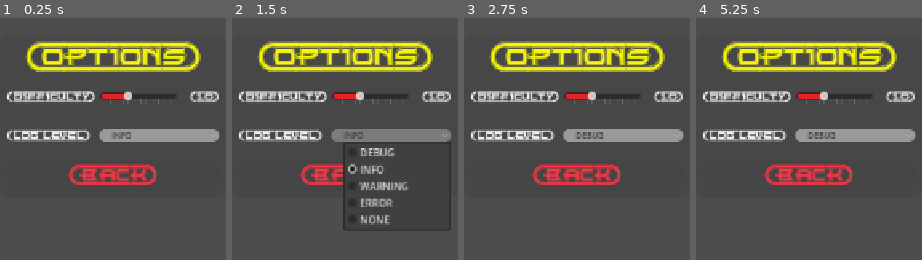
Above: before the commit, frames 1-4 (left to right).
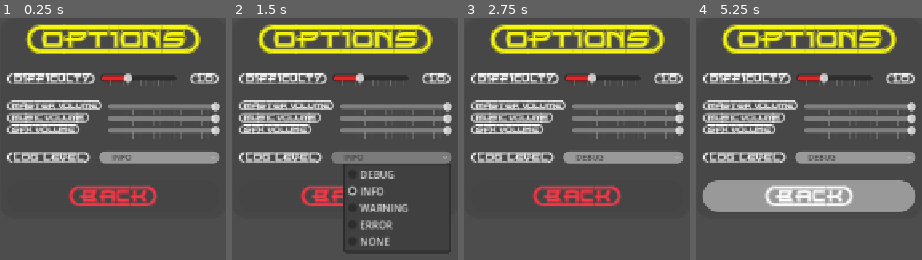
Above: after the commit, the same moments.

Repository: ikostan/SkyLockAssault
Game: Godot game, scene res://scenes/options_menu.tscn
Two runs of this game, one before a commit and one after it. Both use one fixed random seed, a clock stepped at 60 frames per second and the inputs below. This scene is started directly instead of the project's main scene. Video files are missing from this copy of the repository; at most half a second of black plays in their place.
Inputs (mouse positions are in pixels of both pictures, inside the frame that each line leads up to):
- Up to frame 1 (0.25 s): no input
- Up to frame 2 (1.5 s): click "INFO" at 0.5 s; click "{BACK}" at 1.25 s
- Up to frame 3 (2.75 s): tap Enter at 2 s; move the mouse to (outside the picture) at 2.02 s; hold D (move_right) from 2.03 s (still down); hold Space (fire) from 2.03 s (still down); click (outside the picture) at 2.17 s
- Up to frame 4 (5.25 s): release D (move_right) at 2.75 s; release Space (fire) at 2.75 s; click "DEBUG" at 2.75 s; tap Space (fire) at 3.5 s; move the mouse to (outside the picture) at 3.52 s; hold W (move_backward) 3.53-4.28 s; tap Q (next_weapon) at 3.6, 5.1 s; tap Enter at 4.25 s; move the mouse to (888, 18) at 4.27 s; hold D (move_right) 4.28-5.03 s; hold Space (fire) 4.28-5.03 s; move the mouse to (768, 209) at 5.02 s; hold X (move_forward) from 5.03 s (still down); click (768, 209) at 5.17 s

The runs differ from the first frame. In frame 1, 36% of the frame differs, in the area x 2-98%, y 2-78%; in frame 2, 36%; in frame 3, 35%; in frame 4, 44%, in the area x 2-98%, y 2-81%.

Commit message:
Add audio volume controls and persistence
Introduces master, music, and SFX volume sliders to the options menu, with corresponding scenes and a shared volume_slider.gd script. Audio bus layout is defined, music tracks are added, and volume settings are now loaded and saved in globals.gd, ensuring user preferences persist across sessions. Main menu now plays background music via the Music bus.

Diff:
--- /dev/null
+++ b/default_bus_layout.tres
@@ -0,0 +1,15 @@
+[gd_resource type="AudioBusLayout" format=3 uid="uid://ia7kqvsfnrnl"]
+
+[resource]
+bus/1/name = &"Music"
+bus/1/solo = false
+bus/1/mute = false
+bus/1/bypass_fx = false
+bus/1/volume_db = 0.0
+bus/1/send = &"Master"
+bus/2/name = &"SFX"
+bus/2/solo = false
+bus/2/mute = false
+bus/2/bypass_fx = false
+bus/2/volume_db = 0.0
+bus/2/send = &"Master"
--- a/scenes/Player.tscn
+++ b/scenes/Player.tscn
@@ -15,6 +15,7 @@
 [node name="Weapon" parent="CharacterBody2D" instance=ExtResource("3_qhqgy")]
 
 [node name="Sprite2D" type="Sprite2D" parent="CharacterBody2D"]
+texture_filter = 1
 position = Vector2(1, 2)
 texture = ExtResource("1_p0vlq")
 region_enabled = true
--- a/scenes/bullet.tscn
+++ b/scenes/bullet.tscn
@@ -8,6 +8,7 @@
 [sub_resource type="CircleShape2D" id="CircleShape2D_mkf8s"]
 
 [node name="BulletRigidBody2D" type="RigidBody2D"]
+texture_filter = 1
 script = ExtResource("1_mkf8s")
 
 [node name="CollisionShape2D" type="CollisionShape2D" parent="."]
--- a/scenes/main_menu.tscn
+++ b/scenes/main_menu.tscn
@@ -1,8 +1,9 @@
-[gd_scene load_steps=13 format=3 uid="uid://brpckgp7j86jp"]
+[gd_scene load_steps=14 format=3 uid="uid://brpckgp7j86jp"]
 
 [ext_resource type="Script" uid="uid://cdubukgyitlm8" path="res://scripts/main_menu.gd" id="1_l6cm7"]
 [ext_resource type="VideoStream" uid="uid://dxu50q1yffe6a" path="res://files/video/grok-video-main2.ogv" id="2_ekxnf"]
 [ext_resource type="FontFile" uid="uid://borwvgqdgawbj" path="res://files/fonts/EMPIREST.TTF" id="3_bqqt6"]
+[ext_resource type="AudioStream" uid="uid://7k2sjsnma3he" path="res://files/sounds/music/battle-epic-241575.mp3" id="4_wu84c"]
 
 [sub_resource type="StyleBoxFlat" id="StyleBoxFlat_oa1go"]
 bg_color = Color(0.2627451, 0.2627451, 0.2627451, 0.5882353)
@@ -164,4 +165,10 @@
 size = Vector2i(383, 100)
 dialog_text = "Are you sure you want to quit Sky Lock Assault?"
 
+[node name="AudioStreamPlayer2D" type="AudioStreamPlayer2D" parent="."]
+stream = ExtResource("4_wu84c")
+autoplay = true
+bus = &"Music"
+parameters/looping = true
+
 [connection signal="confirmed" from="VideoStreamPlayer/Panel/VBoxContainer/QuitDialog" to="." method="_on_quit_dialog_confirmed"]
--- /dev/null
+++ b/scenes/master_volume_control.tscn
@@ -0,0 +1,23 @@
+[gd_scene load_steps=2 format=3 uid="uid://4cavnb0mmtn8"]
+
+[ext_resource type="Script" uid="uid://8hd1kvmb5bt1" path="res://scripts/volume_slider.gd" id="1_ks6b7"]
+
+[node name="MasterVolumeControl" type="Control"]
+layout_mode = 3
+anchors_preset = 15
+anchor_right = 1.0
+anchor_bottom = 1.0
+grow_horizontal = 2
+grow_vertical = 2
+
+[node name="HSlider" type="HSlider" parent="."]
+layout_direction = 2
+layout_mode = 0
+offset_right = 180.0
+offset_bottom = 16.0
+max_value = 1.0
+step = 0.001
+tick_count = 16
+ticks_on_borders = true
+script = ExtResource("1_ks6b7")
+bus_name = "Master"
--- /dev/null
+++ b/scenes/music_volume_control.tscn
@@ -0,0 +1,23 @@
+[gd_scene load_steps=2 format=3 uid="uid://eb04pytcq5xc"]
+
+[ext_resource type="Script" uid="uid://8hd1kvmb5bt1" path="res://scripts/volume_slider.gd" id="1_t0uy8"]
+
+[node name="MusicVolumeControl" type="Control"]
+layout_mode = 3
+anchors_preset = 15
+anchor_right = 1.0
+anchor_bottom = 1.0
+grow_horizontal = 2
+grow_vertical = 2
+
+[node name="HSlider" type="HSlider" parent="."]
+layout_direction = 2
+layout_mode = 0
+offset_right = 180.0
+offset_bottom = 16.0
+max_value = 1.0
+step = 0.001
+tick_count = 16
+ticks_on_borders = true
+script = ExtResource("1_t0uy8")
+bus_name = "Music"
--- a/scenes/options_menu.tscn
+++ b/scenes/options_menu.tscn
@@ -1,8 +1,11 @@
-[gd_scene load_steps=15 format=3 uid="uid://cl4m4q2eurcn0"]
+[gd_scene load_steps=18 format=3 uid="uid://cl4m4q2eurcn0"]
 
 [ext_resource type="Script" uid="uid://cajq8hf84eplh" path="res://scripts/options_menu.gd" id="1_ijpji"]
 [ext_resource type="FontFile" uid="uid://borwvgqdgawbj" path="res://files/fonts/EMPIREST.TTF" id="1_liyum"]
 [ext_resource type="Theme" uid="uid://caiajgnblwnqt" path="res://files/themes/difficulty_slider.tres" id="3_hm4m4"]
+[ext_resource type="PackedScene" uid="uid://4cavnb0mmtn8" path="res://scenes/master_volume_control.tscn" id="4_lfjc7"]
+[ext_resource type="PackedScene" uid="uid://eb04pytcq5xc" path="res://scenes/music_volume_control.tscn" id="5_dhn0l"]
+[ext_resource type="PackedScene" uid="uid://6npyx3vjw3wg" path="res://scenes/sfx_volume_control.tscn" id="6_k61yy"]
 
 [sub_resource type="StyleBoxFlat" id="StyleBoxFlat_lfjc7"]
 bg_color = Color(0.2627451, 0.2627451, 0.2627451, 0.5882353)
@@ -90,15 +93,15 @@
 anchor_top = 0.5
 anchor_right = 0.5
 anchor_bottom = 0.5
-offset_left = -185.0
-offset_top = -133.0
-offset_right = 185.0
-offset_bottom = 127.0
+offset_left = -180.0
+offset_top = -160.0
+offset_right = 180.0
+offset_bottom = 160.0
 grow_horizontal = 2
 grow_vertical = 2
 theme_override_styles/panel = SubResource("StyleBoxFlat_lfjc7")
 
-[node name="VBoxContainer" type="VBoxContainer" parent="Panel"]
+[node name="OptionsVBoxContainer" type="VBoxContainer" parent="Panel"]
 layout_mode = 1
 anchors_preset = 8
 anchor_left = 0.5
@@ -106,14 +109,14 @@
 anchor_right = 0.5
 anchor_bottom = 0.5
 offset_left = -170.0
-offset_top = -120.0
+offset_top = -150.0
 offset_right = 170.0
-offset_bottom = 120.0
+offset_bottom = 150.0
 grow_horizontal = 2
 grow_vertical = 2
 theme_override_constants/separation = 12
 
-[node name="Label" type="Label" parent="Panel/VBoxContainer"]
+[node name="Label" type="Label" parent="Panel/OptionsVBoxContainer"]
 layout_mode = 2
 size_flags_horizontal = 4
 size_flags_vertical = 6
@@ -122,19 +125,19 @@
 theme_override_font_sizes/font_size = 50
 text = "{OPTIONS}"
 
-[node name="HBoxContainer2" type="HBoxContainer" parent="Panel/VBoxContainer"]
+[node name="DifficultyLevelHBoxContainer" type="HBoxContainer" parent="Panel/OptionsVBoxContainer"]
 layout_mode = 2
 size_flags_vertical = 3
 theme_override_constants/separation = 10
 
-[node name="Label" type="Label" parent="Panel/VBoxContainer/HBoxContainer2"]
+[node name="Label" type="Label" parent="Panel/OptionsVBoxContainer/DifficultyLevelHBoxContainer"]
 layout_mode = 2
 size_flags_horizontal = 0
 theme_override_fonts/font = ExtResource("1_liyum")
 theme_override_font_sizes/font_size = 20
 text = "{DIFFICULTY}"
 
-[node name="DifficultyHSlider" type="HSlider" parent="Panel/VBoxContainer/HBoxContainer2"]
+[node name="DifficultyHSlider" type="HSlider" parent="Panel/OptionsVBoxContainer/DifficultyLevelHBoxContainer"]
 custom_minimum_size = Vector2(120, 51)
 layout_mode = 2
 size_flags_horizontal = 3
@@ -149,26 +152,80 @@
 tick_count = 16
 ticks_on_borders = true
 
-[node name="DifficultyValueLabel" type="Label" parent="Panel/VBoxContainer/HBoxContainer2"]
+[node name="DifficultyValueLabel" type="Label" parent="Panel/OptionsVBoxContainer/DifficultyLevelHBoxContainer"]
 layout_mode = 2
 size_flags_horizontal = 10
 theme_override_fonts/font = ExtResource("1_liyum")
 theme_override_font_sizes/font_size = 20
 text = "{0.0}"
 
-[node name="HBoxContainer" type="HBoxContainer" parent="Panel/VBoxContainer"]
+[node name="VolumeControls" type="VBoxContainer" parent="Panel/OptionsVBoxContainer"]
+layout_mode = 2
+
+[node name="MasterVolumeControl" type="HBoxContainer" parent="Panel/OptionsVBoxContainer/VolumeControls"]
+layout_mode = 2
+size_flags_vertical = 3
+tooltip_text = "Master Volium Controls"
+theme_override_constants/separation = 10
+
+[node name="MasterVolumeLabel" type="Label" parent="Panel/OptionsVBoxContainer/VolumeControls/MasterVolumeControl"]
+layout_mode = 2
+size_flags_horizontal = 0
+theme_override_fonts/font = ExtResource("1_liyum")
+theme_override_font_sizes/font_size = 15
+text = "{MASTER=VOLUME}"
+
+[node name="MasterVolumeControl" parent="Panel/OptionsVBoxContainer/VolumeControls/MasterVolumeControl" instance=ExtResource("4_lfjc7")]
+layout_mode = 2
+size_flags_horizontal = 8
+size_flags_vertical = 0
+
+[node name="MusicVolumeControl" type="HBoxContainer" parent="Panel/OptionsVBoxContainer/VolumeControls"]
+layout_mode = 2
+tooltip_text = "Music Volium Controls"
+theme_override_constants/separation = 31
+
+[node name="MusicVolumeLabel" type="Label" parent="Panel/OptionsVBoxContainer/VolumeControls/MusicVolumeControl"]
+layout_mode = 2
+size_flags_horizontal = 0
+theme_override_fonts/font = ExtResource("1_liyum")
+theme_override_font_sizes/font_size = 15
+text = "{MUSIC=VOLUME}"
+
+[node name="MusicVolumeControl" parent="Panel/OptionsVBoxContainer/VolumeControls/MusicVolumeControl" instance=ExtResource("5_dhn0l")]
+layout_mode = 2
+size_flags_horizontal = 8
+
+[node name="SFXVolumeControl" type="HBoxContainer" parent="Panel/OptionsVBoxContainer/VolumeControls"]
+layout_mode = 2
+size_flags_vertical = 3
+tooltip_text = "SFX Volium Controls"
+theme_override_constants/separation = 46
+
+[node name="SFXVolumeLabel" type="Label" parent="Panel/OptionsVBoxContainer/VolumeControls/SFXVolumeControl"]
+layout_mode = 2
+size_flags_horizontal = 0
+theme_override_fonts/font = ExtResource("1_liyum")
+theme_override_font_sizes/font_size = 15
+text = "{SFX=VOLUME}"
+
+[node name="SFXVolumeControl" parent="Panel/OptionsVBoxContainer/VolumeControls/SFXVolumeControl" instance=ExtResource("6_k61yy")]
+layout_mode = 2
+size_flags_horizontal = 8
+
+[node name="LogLevelHBoxContainer" type="HBoxContainer" parent="Panel/OptionsVBoxContainer"]
 layout_mode = 2
 size_flags_vertical = 6
 theme_override_constants/separation = 35
 
-[node name="Label" type="Label" parent="Panel/VBoxContainer/HBoxContainer"]
+[node name="Label" type="Label" parent="Panel/OptionsVBoxContainer/LogLevelHBoxContainer"]
 layout_mode = 2
 size_flags_horizontal = 0
 theme_override_fonts/font = ExtResource("1_liyum")
 theme_override_font_sizes/font_size = 20
 text = "{LOG=LEVEL}"
 
-[node name="LogLevelOptionButton" type="OptionButton" parent="Panel/VBoxContainer/HBoxContainer"]
+[node name="LogLevelOptionButton" type="OptionButton" parent="Panel/OptionsVBoxContainer/LogLevelHBoxContainer"]
 layout_mode = 2
 size_flags_horizontal = 3
 size_flags_vertical = 4
@@ -188,7 +245,7 @@
 theme_override_styles/hover = SubResource("StyleBoxFlat_7txom")
 theme_override_styles/focus = SubResource("StyleBoxFlat_binsn")
 
-[node name="BackButton" type="Button" parent="Panel/VBoxContainer"]
+[node name="BackButton" type="Button" parent="Panel/OptionsVBoxContainer"]
 layout_mode = 2
 size_flags_vertical = 3
 theme_override_colors/font_color = Color(0.99215686, 0.21568628, 0.2784314, 1)
--- /dev/null
+++ b/scenes/sfx_volume_control.tscn
@@ -0,0 +1,23 @@
+[gd_scene load_steps=2 format=3 uid="uid://6npyx3vjw3wg"]
+
+[ext_resource type="Script" uid="uid://8hd1kvmb5bt1" path="res://scripts/volume_slider.gd" id="1_sfbgc"]
+
+[node name="SFXVolumeControl" type="Control"]
+layout_mode = 3
+anchors_preset = 15
+anchor_right = 1.0
+anchor_bottom = 1.0
+grow_horizontal = 2
+grow_vertical = 2
+
+[node name="HSlider" type="HSlider" parent="."]
+layout_direction = 2
+layout_mode = 0
+offset_right = 180.0
+offset_bottom = 16.0
+max_value = 1.0
+step = 0.001
+tick_count = 16
+ticks_on_borders = true
+script = ExtResource("1_sfbgc")
+bus_name = "SFX"
--- a/scripts/globals.gd
+++ b/scripts/globals.gd
@@ -6,6 +6,9 @@
 @export var current_log_level: LogLevel = LogLevel.INFO  # Default: Show INFO and above
 @export var enable_debug_logging: bool = false  # Toggle in Inspector or settings
 @export var difficulty: float = 1.0  # Multiplier: 1.0=Normal, <1=Easy, >1=Hard
+@export var master_volume: float = 1.0
+@export var music_volume: float = 1.0
+@export var sfx_volume: float = 1.0
 
 # In globals.gd (add after @export vars)
 var previous_scene: String = "res://scenes/main_menu.tscn"  # Default fallback
@@ -16,15 +19,44 @@
 	if Engine.is_editor_hint() or enable_debug_logging:
 		current_log_level = LogLevel.DEBUG
 	log_message("Log level set to: " + LogLevel.keys()[current_log_level], LogLevel.DEBUG)
-	# In _ready(), add after initial log level set:
-	_load_settings()  # If not already; loads log level and could expand for more
+	_load_settings()  # Load persisted settings first
 
+	# Apply loaded volumes to AudioServer buses
+	var master_bus_idx: int = AudioServer.get_bus_index("Master")
+	if master_bus_idx != -1:
+		AudioServer.set_bus_volume_db(master_bus_idx, linear_to_db(master_volume))
+		log_message("Applied loaded Master volume to AudioServer: " + str(master_volume), LogLevel.DEBUG)
+	else:
+		log_message("Master audio bus not found!", LogLevel.ERROR)
+
+	var music_bus_idx: int = AudioServer.get_bus_index("Music")
+	if music_bus_idx != -1:
+		AudioServer.set_bus_volume_db(music_bus_idx, linear_to_db(music_volume))
+		log_message("Applied loaded Music volume to AudioServer: " + str(music_volume), LogLevel.DEBUG)
+	else:
+		log_message("Music audio bus not found!", LogLevel.ERROR)
+
+	var sfx_bus_idx: int = AudioServer.get_bus_index("SFX")
+	if sfx_bus_idx != -1:
+		AudioServer.set_bus_volume_db(sfx_bus_idx, linear_to_db(sfx_volume))
+		log_message("Applied loaded SFX volume to AudioServer: " + str(sfx_volume), LogLevel.DEBUG)
+	else:
+		log_message("SFX audio bus not found!", LogLevel.ERROR)
 
 # Add these new functions (for consistency with log level persistence)
 # New: Optional param (default new; fixes error)
 func _load_settings(config: ConfigFile = ConfigFile.new()) -> void:
 	var err := config.load("user://settings.cfg")
 	if err == OK:
+		master_volume = config.get_value("Settings", "master_volume", 1.0)
+		log_message("Loaded master_volume level: " + str(master_volume), LogLevel.DEBUG)
+
+		music_volume = config.get_value("Settings", "music_volume", 1.0)
+		log_message("Loaded music_volume level: " + str(music_volume), LogLevel.DEBUG)
+
+		sfx_volume = config.get_value("Settings", "sfx_volume", 1.0)
+		log_message("Loaded sfx_volume level: " + str(sfx_volume), LogLevel.DEBUG)
+
 		current_log_level = config.get_value("Settings", "log_level", LogLevel.INFO)
 		log_message("Loaded saved log level: " + LogLevel.keys()[current_log_level], LogLevel.DEBUG)
 
@@ -44,8 +76,13 @@
 # New: Add _save_settings to globals.gd (move from options_menu.gd if needed)
 func _save_settings() -> void:
 	var config: ConfigFile = ConfigFile.new()
+
 	config.set_value("Settings", "log_level", current_log_level)
 	config.set_value("Settings", "difficulty", difficulty)
+	config.set_value("Settings", "master_volume", master_volume)
+	config.set_value("Settings", "music_volume", music_volume)
+	config.set_value("Settings", "sfx_volume", sfx_volume)
+
 	config.save("user://settings.cfg")
 	log_message("Settings saved.", LogLevel.DEBUG)
 
--- a/scripts/options_menu.gd
+++ b/scripts/options_menu.gd
@@ -9,10 +9,10 @@
 	"NONE": Globals.LogLevel.NONE
 }
 
-@onready var log_lvl_option: OptionButton = $Panel/VBoxContainer/HBoxContainer/LogLevelOptionButton
-@onready var back_button: Button = $Panel/VBoxContainer/BackButton
-@onready var difficulty_slider: HSlider = $Panel/VBoxContainer/HBoxContainer2/DifficultyHSlider
-@onready var difficulty_label: Label = $Panel/VBoxContainer/HBoxContainer2/DifficultyValueLabel
+@onready var log_lvl_option: OptionButton = $Panel/OptionsVBoxContainer/LogLevelHBoxContainer/LogLevelOptionButton
+@onready var back_button: Button = $Panel/OptionsVBoxContainer/BackButton
+@onready var difficulty_slider: HSlider =$Panel/OptionsVBoxContainer/DifficultyLevelHBoxContainer/DifficultyHSlider
+@onready var difficulty_label: Label = $Panel/OptionsVBoxContainer/DifficultyLevelHBoxContainer/DifficultyValueLabel
 
 
 func _input(event: InputEvent) -> void:  # Add type hints
--- /dev/null
+++ b/scripts/volume_slider.gd
@@ -0,0 +1,38 @@
+extends HSlider
+
+@export var bus_name: String
+@export var bus_index: int
+
+
+func _ready() -> void:
+	# get bus id by name
+	bus_index = AudioServer.get_bus_index(bus_name)
+	# connect signal
+	value_changed.connect(_on_value_changed)
+	# get current bus volium value
+	value = db_to_linear(AudioServer.get_bus_volume_db(bus_index))
+
+# change bus value/volium
+func _on_value_changed(value: float) -> void:
+
+	AudioServer.set_bus_volume_db(
+		bus_index,
+		linear_to_db(value)
+	)
+
+	if bus_name == "Master":
+		Globals.master_volume = value
+		Globals.log_message(str(bus_name) + " volune level changed: " + str(value), Globals.LogLevel.DEBUG)
+		Globals.log_message("Master Volune Level in Globals: " + str(Globals.master_volume), Globals.LogLevel.DEBUG)
+
+	if bus_name == "Music":
+		Globals.music_volume = value
+		Globals.log_message(str(bus_name) + " volune level changed: " + str(value), Globals.LogLevel.DEBUG)
+		Globals.log_message("Music Volune Level in Globals: " + str(Globals.music_volume), Globals.LogLevel.DEBUG)
+
+	if bus_name == "SFX":
+		Globals.sfx_volume = value
+		Globals.log_message(str(bus_name) + " volune level changed: " + str(value), Globals.LogLevel.DEBUG)
+		Globals.log_message("SFX Volune Level in Globals: " + str(Globals.sfx_volume), Globals.LogLevel.DEBUG)
+
+	Globals._save_settings()
Not shown, changed: README.md
Not shown, changed: export/web/index.html
Not shown, changed: export/web/index.pck
Not shown, added: files/sounds/music/battle-epic-241575.mp3
Not shown, added: files/sounds/music/battle-fighting-warrior-drums-372078.mp3
